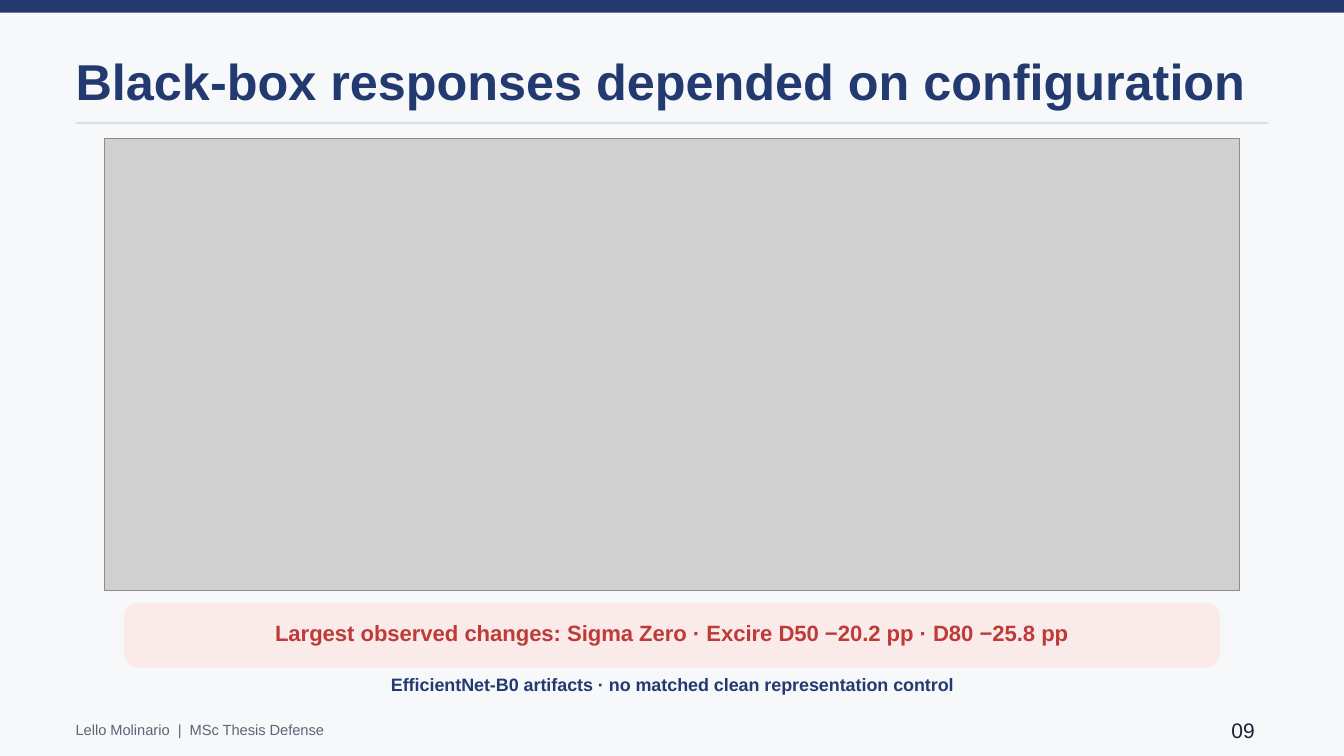
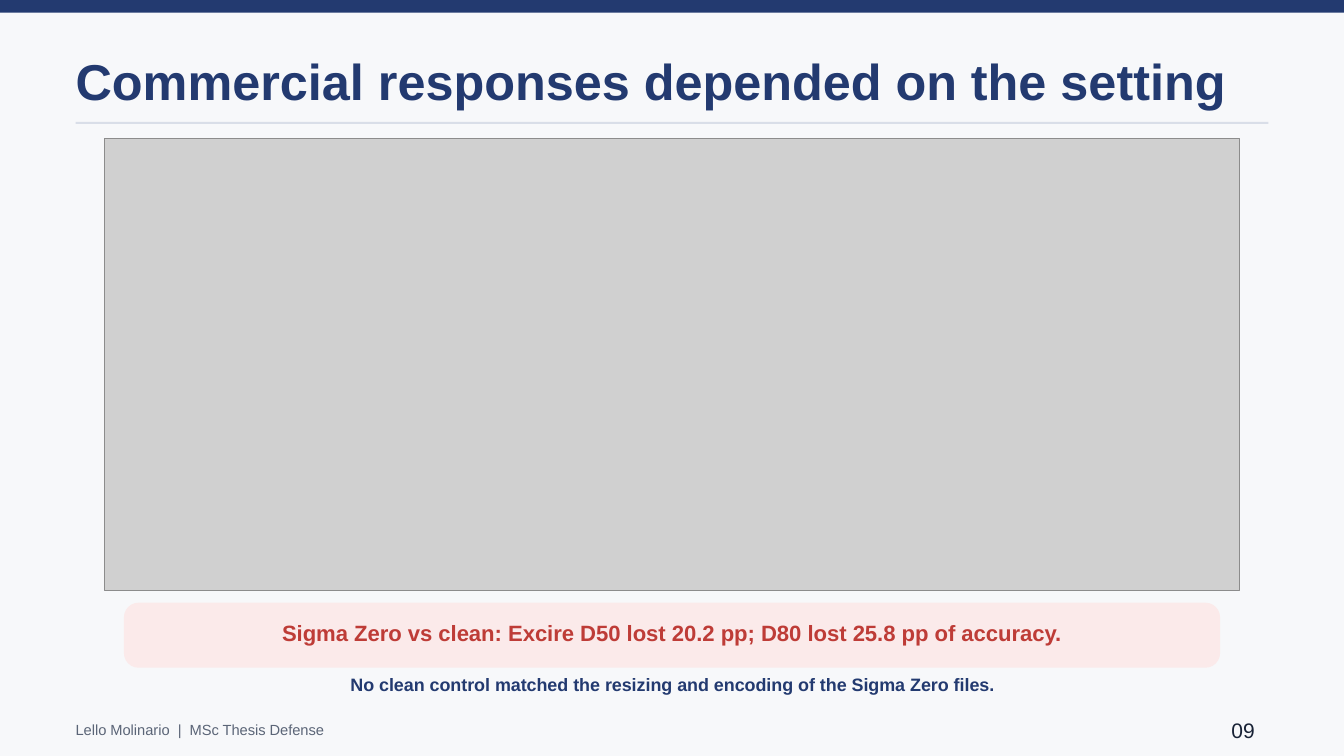
Before and after one commit to lmolinario/Molinario_Thesis_Defense_2026, a slide deck: slide 9 of Molinario_Thesis_Defense_2026.pptx. Drawn at 1344x756 pixels with LibreOffice and Linux fonts; fonts in the diff are those of the drawing; grey boxes stand for pictures. Boxes give left, top, right and bottom in pixels: in the first picture for what was removed or moved away, otherwise in the second. Text is boxed around its words. In the diff, an @@ line names an element or a change of style, - is before the commit and + after.

```diff
--- a/Molinario_Thesis_Defense_2026.pptx
+++ b/Molinario_Thesis_Defense_2026.pptx
@@ text at (76,63,1225,110): text changed @@
-Black-box responses depended on configuration
+Commercial responses depended on the setting
@@ text at (282,625,1061,646): text changed @@
-Largest observed changes: Sigma Zero · Excire D50 −20.2 pp · D80 −25.8 pp
+Sigma Zero vs clean: Excire D50 lost 20.2 pp; D80 lost 25.8 pp of accuracy.
@@ text at (350,678,995,695): text changed @@
-EfficientNet-B0 artifacts · no matched clean representation control
+No clean control matched the resizing and encoding of the Sigma Zero files.
```
Also in this commit, not shown: 18 other slides changed, 1 slide added, 1 slide removed, 1 other file.
